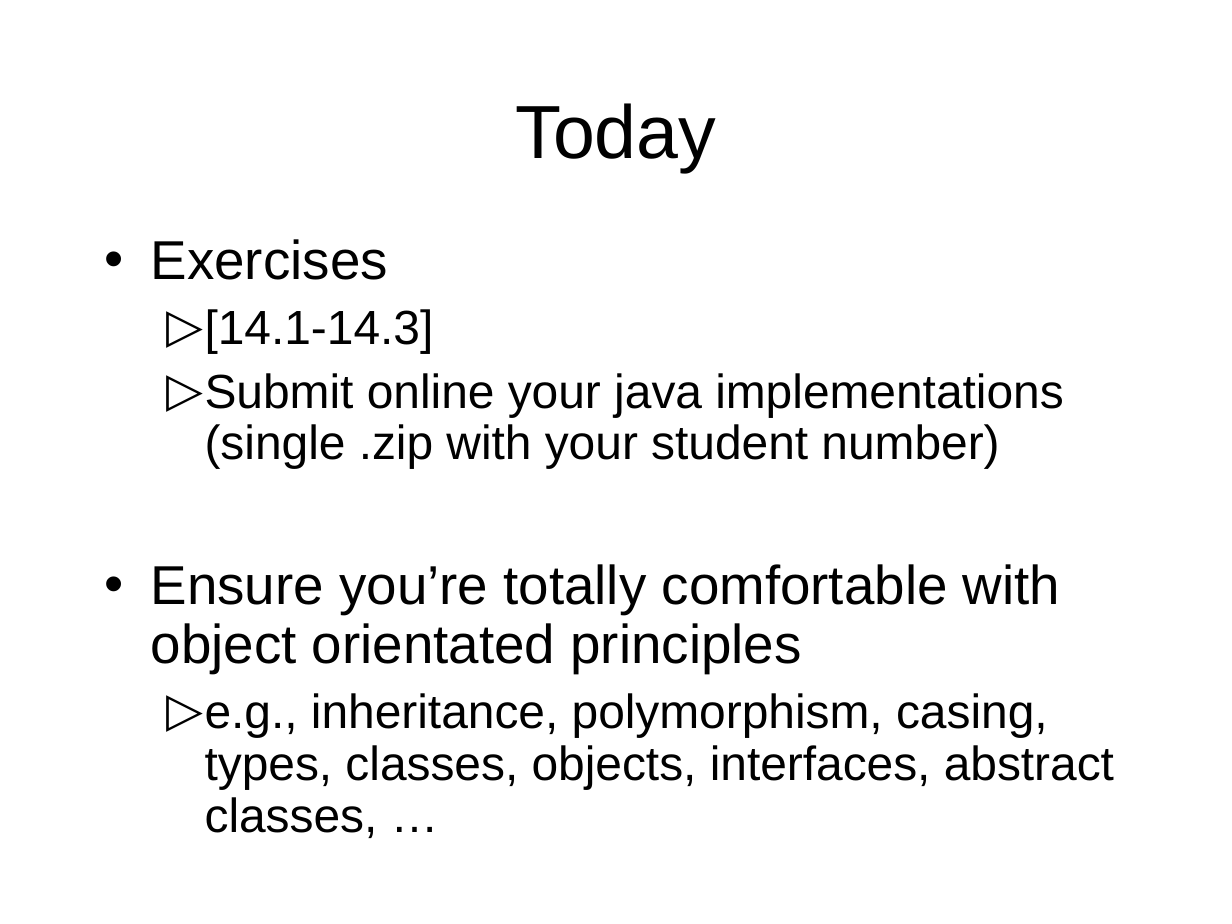
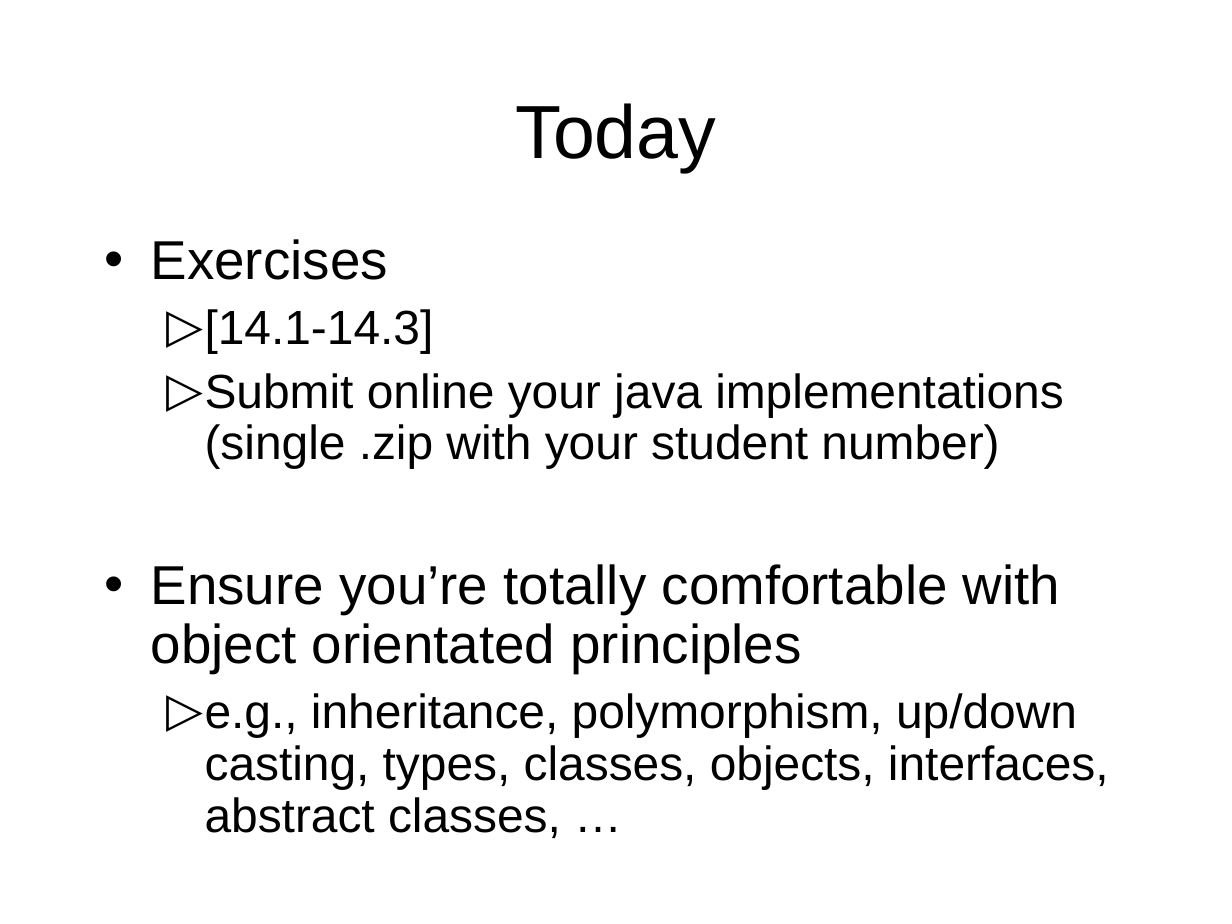
Before and after one commit to octaviordz/zjnu2017.github.io, a slide deck: slide 41 of OOP/lectures/050--Polymorphism.ppt. Drawn at 1232x924 pixels with LibreOffice and Linux fonts; fonts in the diff are those of the drawing. Boxes give left, top, right and bottom in pixels: in the first picture for what was removed or moved away, otherwise in the second. Text is boxed around its words. In the diff, an @@ line names an element or a change of style, - is before the commit and + after.

```diff
--- a/OOP/lectures/050--Polymorphism.ppt
+++ b/OOP/lectures/050--Polymorphism.ppt
@@ text at [205, 693, 1109, 838]: text changed @@
-  ▷ e.g., inheritance, polymorphism, casing, types, classes, objects, interfaces, abstract classes, …
+  ▷ e.g., inheritance, polymorphism, up/down casting, types, classes, objects, interfaces, abstract classes, …
```
Also in this commit, not shown: 2 other slides changed, 1 other file.
